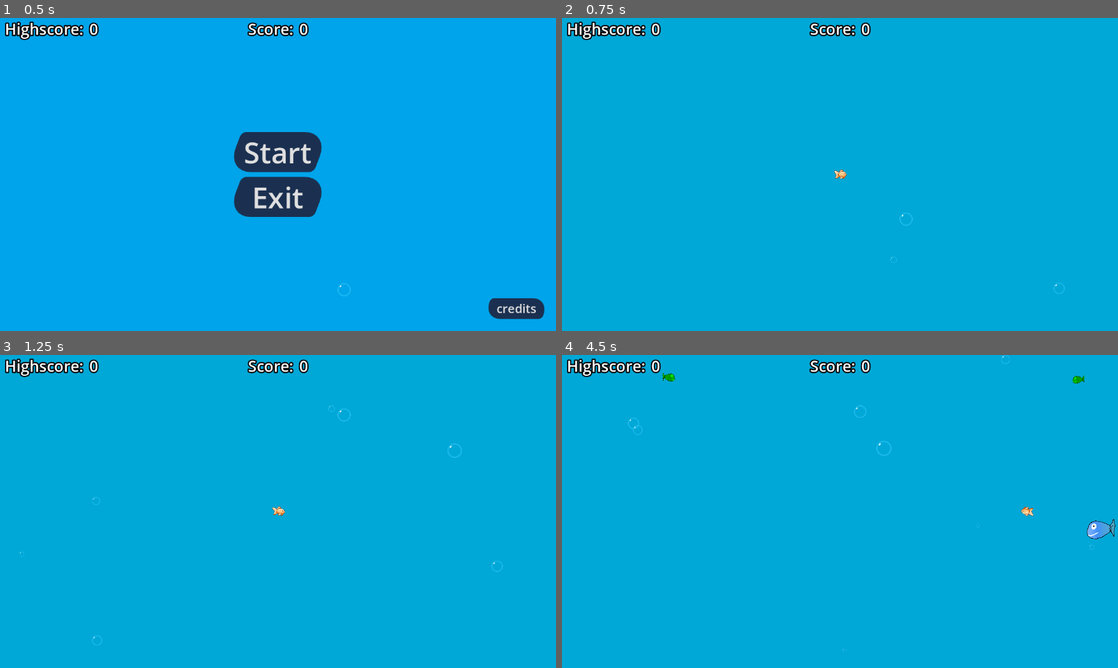
Above: before the commit, frames 1-4 (two rows, left to right).
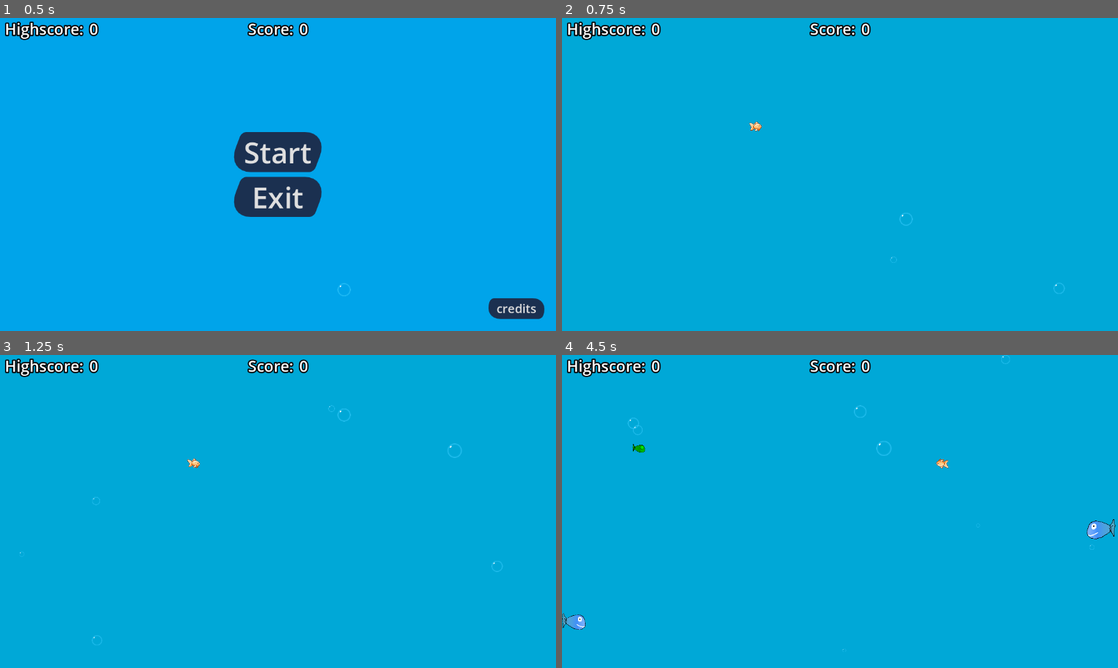
Above: after the commit, the same moments.

Repository: Game-Dev-and-Chill/Fish_Game
Game: Godot game, scene res://scenes/Main.tscn
Two runs of this game, one before a commit and one after it. Both use one fixed random seed, a clock stepped at 60 frames per second and the inputs below.
Inputs:
- Up to frame 1 (0.5 s): no input
- Up to frame 2 (0.75 s): click "Start" at 0.5 s
- Up to frame 3 (1.25 s): no input
- Up to frame 4 (4.5 s): tap Enter at 1.25 s; hold D (right) 1.28-2.03 s; hold S (down) 2.03-2.78 s; hold D (right) 2.78-3.53 s; hold W (up) 3.53-4.28 s; hold A (left) from 4.28 s (still down)

Frame 1 is identical in both runs. In frame 2, 0.1% of the frame differs, in the area x 33-52%, y 33-52%; in frame 3, 0.1%; in frame 4, 0.4%, in the area x 0-94%, y 5-88%.

Commit message:
i'm epic and i cleaned up the codebase >:3

Diff:
--- a/scenes/Main.tscn
+++ b/scenes/Main.tscn
@@ -73,6 +73,21 @@
 [sub_resource type="RectangleShape2D" id="RectangleShape2D_nmj8y"]
 size = Vector2(1695, 13)
 
+[sub_resource type="Animation" id="Animation_d5xtp"]
+length = 0.001
+tracks/0/type = "value"
+tracks/0/imported = false
+tracks/0/enabled = true
+tracks/0/path = NodePath("CenterContainer/MarginContainer/Label:modulate")
+tracks/0/interp = 1
+tracks/0/loop_wrap = true
+tracks/0/keys = {
+"times": PackedFloat32Array(0),
+"transitions": PackedFloat32Array(1),
+"update": 0,
+"values": [Color(1, 1, 1, 0.54902)]
+}
+
 [sub_resource type="Animation" id="Animation_x4jg8"]
 resource_name = "blink_text"
 length = 2.0
@@ -90,21 +105,6 @@
 "values": [Color(1, 1, 1, 0.54902), Color(1, 1, 1, 0)]
 }
 
-[sub_resource type="Animation" id="Animation_d5xtp"]
-length = 0.001
-tracks/0/type = "value"
-tracks/0/imported = false
-tracks/0/enabled = true
-tracks/0/path = NodePath("CenterContainer/MarginContainer/Label:modulate")
-tracks/0/interp = 1
-tracks/0/loop_wrap = true
-tracks/0/keys = {
-"times": PackedFloat32Array(0),
-"transitions": PackedFloat32Array(1),
-"update": 0,
-"values": [Color(1, 1, 1, 0.54902)]
-}
-
 [sub_resource type="AnimationLibrary" id="AnimationLibrary_lk2f6"]
 _data = {
 "RESET": SubResource("Animation_d5xtp"),
--- a/scripts/Body.gd
+++ b/scripts/Body.gd
@@ -3,7 +3,14 @@
 @export var JUMP_VELOCITY = -400.0
 @export var gravity = 980
 @export var Speed = 300.0
+
 @export var sprite: Sprite2D
+@export var normal_sprite: Texture2D
+
+@export var powerup_sprite: Texture2D
+@export var powerup_timer_limit: float = 3.0
+
+@export var audio_eat : AudioStreamPlayer
 
 @onready var collision_polygon_2d: CollisionPolygon2D = $Area/CollisionPolygon2D
 @onready var animation_player: AnimationPlayer = $"../AnimationPlayer"
@@ -14,11 +21,6 @@
 @onready var highscore_label: Label = main_game.get_node("Highscore/HBoxContainer/HighscoreValue")
 @onready var main_menu: PanelContainer = main_game.get_node("Main Menu")
 @onready var game_over: Control = main_game.get_node("game_over")
-@export var audio_eat : AudioStreamPlayer
-
-@export var powerup_timer_limit: float = 3.0
-@export var normal_sprite: Texture2D
-@export var powerup_sprite: Texture2D
 
 var alive = true
 var size = scale.x
@@ -28,14 +30,16 @@
 var has_powerup: bool = false
 var powerup_timer: Timer = Timer.new()
 
+
 func _ready():
 	var area = get_node("Area") as Area2D
-	area.connect("body_entered", _on_Body_area_entered)
+	area.connect("body_entered", _on_body_area_entered)
 	area.connect("area_entered", _on_area_area_entered)
 
 	powerup_timer.one_shot = true
 	add_child(powerup_timer)
 	powerup_timer.timeout.connect(_powerup_timer_timeout)
+
 
 func _physics_process(_delta):
 	var direction = Input.get_vector("left", "right", "up", "down")
@@ -56,15 +60,16 @@
 
 
 func _powerup_collected():
-	print("Got a powerup!")
-	if !has_powerup:
-		has_powerup = true
-		sprite.texture = powerup_sprite
-		old_shader = sprite.material.get("shader_parameter/color")
-		sprite.material.set("shader_parameter/color", Color.WHITE)
-		_reset_powerup_timer()
-	else:
-		_reset_powerup_timer()
+	powerup_timer.start(powerup_timer_limit)
+
+	if has_powerup:
+		return
+
+	has_powerup = true
+	sprite.texture = powerup_sprite
+	old_shader = sprite.material.get("shader_parameter/color")
+	sprite.material.set("shader_parameter/color", Color.WHITE)
+
 
 
 func _on_area_area_entered(area):
@@ -72,24 +77,28 @@
 		_powerup_collected()
 
 
-func _reset_powerup_timer():
-	print("Powerup timer restarted")
-	if (powerup_timer.time_left > 0):
-		powerup_timer.stop()
-		powerup_timer.start(powerup_timer_limit)
-	else:
-		powerup_timer.start(powerup_timer_limit)
+# ...calling timer.start() will already do this...
+#func _reset_powerup_timer():
+	#print("Powerup timer restarted")
+
+	#if (powerup_timer.time_left > 0):
+		#powerup_timer.stop()
+		#powerup_timer.start(powerup_timer_limit)
+
+	#else:
+	#powerup_timer.start(powerup_timer_limit)
 
 
 func _powerup_timer_timeout():
-	print("Powerup timer ended")
-	has_powerup = false;
+	#print("Powerup timer ended")
+	has_powerup = false
 	sprite.texture = normal_sprite
 	sprite.material.set("shader_parameter/color", old_shader)
 
 
-func _on_Body_area_entered(body):
+func _on_body_area_entered(body):
 	if (body.is_in_group("powerup")): return
+
 	if body.scale.x < size or has_powerup:
 		randomize()
 		audio_eat.pitch_scale = randf_range(0.85, 1.25)
@@ -105,31 +114,41 @@
 		scale = Vector2(size, size)
 
 		evolve_fish()
+
 		body.spawn_death_effect()
 		body.get_parent().queue_free()
+
 		get_tree().current_scene.fish_count -= 1
-		print(get_tree().current_scene.fish_count)
-	else: #die
+
+	else:
 		get_tree().paused = true
 		game_over.show()
 
 
 func evolve_fish():
-	if powerup_timer.time_left > 0:
+	if powerup_timer.time_left:
 		await powerup_timer.timeout
+
 	for new_scale in evolutions.keys():
 		if scale.x > new_scale and not evolutions[new_scale]:
 			animation_player.play(str(new_scale))
 			evolutions[new_scale] = true
 			break
 
+
 func back_to_main_menu():
 	game_over.hide()
 	main_menu.show()
+
 	player.queue_free()
-	for child in main_game.powerup_timer.get_children(): child.queue_free()
+
+	for child in main_game.powerup_timer.get_children():
+		child.queue_free()
+
 	for enemy in enemy_parent.get_children():
 		enemy.queue_free()
+
 	if main_game.has_node("Powerup"):
 		main_game.get_node("Powerup").queue_free()
+
 	get_tree().paused = false
--- a/scripts/Game.gd
+++ b/scripts/Game.gd
@@ -24,19 +24,26 @@
 var spawning = false
 var fish_count = 0
 var highscore = 0
-var framecount = 0
 
 var score: int = 0:
 	set(value):
 		score = value
 		score_label.text = str(value)
+
+		# who did this :sob:
 		highscore = 5
 		highscore_label.text = str(highscore)
 
+
+var fullscreen: bool = false
+
+
 func _ready() -> void:
 	await get_tree().create_timer(1.0).timeout
+
 	animiation_player.play("fade_in")
 	score_label.text = str(0)
+
 	if enable_ai_art:
 		var background = TextureRect.new()
 		background.set_anchors_preset(Control.PRESET_FULL_RECT)
@@ -45,64 +52,67 @@
 		get_node("Background").add_child(background)
 		get_node("Background").self_modulate.a = 0
 
+
+
+func _input(_event: InputEvent) -> void:
+	if Input.is_action_just_pressed("f11") and fullscreen:
+		DisplayServer.window_set_mode(DisplayServer.WINDOW_MODE_WINDOWED)
+		fullscreen = false
+		get_viewport().set_input_as_handled()
+		return
+
+	elif Input.is_action_just_pressed("f11") and !fullscreen:
+		DisplayServer.window_set_mode(DisplayServer.WINDOW_MODE_EXCLUSIVE_FULLSCREEN)
+		fullscreen = true
+		get_viewport().set_input_as_handled()
+		return
+
+
 func _physics_process(_delta):
 	if is_instance_valid(player):
 		body = player.get_node("Body")
 
-		if body.alive and not spawning:
-			#add enemies
+		if body.alive and !spawning:
 			_spawn_enemy_fish()
 			spawning = true
-	framecount += 1
-	print("frame ", framecount)
-	for Enemy in enemies_parent.get_children():
-		if !is_instance_valid(Enemy.get_node_or_null("Body")):
-			continue
-		if (Enemy.get_node("Body").scale.x < body.size and show_comparison_cheat == true) or body.has_powerup:
-			Enemy.get_node("Body").get_node("Sprite2D").material.set("shader_parameter/color", Color.GREEN)
-		else:
-			Enemy.get_node("Body").get_node("Sprite2D").material.set("shader_parameter/color", Color.WHITE)
 
-
-func game_start():
-	emit_signal("game_started")
-	player = player_fish.instantiate()
-	player.global_position = Vector2(ProjectSettings.get("display/window/size/viewport_width"), ProjectSettings.get("display/window/size/viewport_height")) / 2
-	add_child(player)
-	fish_count = 0
-	spawn_powerup()
 
 func _on_start_button_pressed():
 	main_menu.hide()
 	score_label.text = "0"
 	game_start()
 
+
 func _on_quit():
 	get_tree().quit()
+
 
 func _spawn_enemy_fish():
 	if fish_count < 60:
 		var spawn_enemy_fish = enemy_fish.instantiate()
 		var enemy_body = spawn_enemy_fish.get_node("Body")
 		var fish_size = randf_range(0.1, clamp(3 * body.size, 3, 20))
+
 		if enable_ai_art:
 			var img_selection = randi_range(0,ai_alt_enemy_fish.size()-1)
+
 			enemy_body.get_node("Sprite2D").texture = ai_alt_enemy_fish[img_selection]
 			enemy_body.get_node("CollisionPolygon2D").polygon = ai_alt_enemy_fish_colliders[img_selection].instantiate().polygon
 			enemy_body.get_node("CollisionPolygon2D").scale = Vector2(ai_alt_enemy_fish_scales[img_selection],ai_alt_enemy_fish_scales[img_selection])
 			enemy_body.get_node("Sprite2D").scale = Vector2(ai_alt_enemy_fish_scales[img_selection],ai_alt_enemy_fish_scales[img_selection])
+
 		enemy_body.scale = Vector2(fish_size, fish_size)
 
-		var side = randi_range(1, 2)
+		var side = randi() % 2
+		var rand_x = randf_range(1300, 1400)
+
 		enemy_body.direction = side
-		var rand_x = 0
-		if side == 2:
-			rand_x = randf_range(1300, 1400)
-		else:
+
+		if !side:
 			rand_x = randf_range(-200, -100)
+			spawn_enemy_fish.scale.x *= -1
 
 		spawn_enemy_fish.position = Vector2(rand_x, randf_range(20, 620))
-		spawn_enemy_fish.scale.x *= sign(side - 1.5)
 		enemies_parent.add_child(spawn_enemy_fish)
 
 		var new_speed = 540 / (enemy_body.scale.x + 0.8)
@@ -117,12 +127,24 @@
 
 		spawning = false
 		fish_count += 1
-		print(fish_count)
+
+
+func game_start():
+	emit_signal("game_started")
+
+	player = player_fish.instantiate()
+	add_child(player)
+
+	player.global_position = get_viewport().size / 2
+
+	fish_count = 0
+	spawn_powerup()
 
 
 func spawn_powerup():
-	#if powerup_timer.find_children("*","Timer",false, false).size() > 0:
+	#if powerup_timer.find_children("*","Timer",false, false).size():
 		#return
+
 	var timer = Timer.new()
 	powerup_timer.add_child(timer)
 
--- a/scripts/Main_Menu.gd
+++ /dev/null
@@ -1,49 +0,0 @@
-
-#MainMenu.gd
-#@tool
-#class_name MainMenu
-extends CenterContainer
-#docstring
-
-
-#region Variables
-#signals
-#enums
-#constants
-#@export variables
-#public variables
-#private variables
-#@onready variables
-#endregion
-
-
-#region Functions
-#optional built-in virtual _init method
-#optional built-in virtual _enter_tree() method
-#optional built-in virtual _ready method - Called when the node enters the scene tree for the first time.
-func _ready():
-	pass
-#region remaining built-in virtual methods
-# Called every frame. 'delta' is the elapsed time since the previous frame.
-func _process(delta):
-	pass
-#endregion
-#region public methods
-#endregion
-#region private methods
-#endregion
-#region subclasses
-#endregion
-#endregion
-
-#region Auto_Include_Functions
-#endregion
-
-
-func _on_exit_button_pressed():
-	get_tree().quit()
-
-
-func _on_start_button_pressed():
-	$"Main Menu".hide()
-	$".".game_start()
--- a/scripts/bubble_spawner.gd
+++ b/scripts/bubble_spawner.gd
@@ -3,12 +3,16 @@
 @export var bubble_scene : PackedScene
 @onready var bubble_spawn_timer: Timer = $Timer
 
+
 func _ready() -> void:
 	bubble_spawn_timer.timeout.connect(spawn_bubble)
 
+
 func spawn_bubble():
 	var bubble_instance = bubble_scene.instantiate() as Node2D
+	var random_scale = randf_range(.1, .5)
+
 	add_child(bubble_instance)
-	var random_scale = randf_range(.1, .5)
+
 	bubble_instance.scale = Vector2(random_scale, random_scale)
 	bubble_instance.global_position = Vector2(randi_range(0, 1900), randi_range(0, 1100))
--- a/scripts/enemy.gd
+++ b/scripts/enemy.gd
@@ -2,23 +2,37 @@
 
 @export var Speed = 300.0
 @export var JUMP_VELOCITY = -400.0
-@export var direction = 1
+@export var direction = 0
 @export var gravity = 980
 
 @onready var death_effect = preload("res://scenes/blood_effect.tscn")
 @onready var player = get_tree().get_first_node_in_group("player")
 @onready var parent = get_parent()
+@onready var sprite_2d: Sprite2D = $Sprite2D
+
 
 func _physics_process(_delta):
 	if parent:
-		parent.position.x += -sign(direction - 1.5) * clamp(1 * Speed / 150, 1, 100000)
+		parent.position.x += -sign(direction - 0.5) * clamp(1 * Speed / 150, 1, 100000)
 
 		if parent.position.x > 1400 or parent.position.x < -200:
 			get_tree().current_scene.fish_count -= 1
 			parent.queue_free()
 
+	if is_instance_valid(player):
+
+		var color := Color.WHITE
+
+		if (scale.x < player.size && get_tree().current_scene.show_comparison_cheat) || player.has_powerup:
+			color = Color.GREEN
+
+		sprite_2d.material.set("shader_parameter/color", color)
+
+
 func spawn_death_effect():
 	var _death_effect = death_effect.instantiate()
-	get_parent().get_parent().add_child(_death_effect)
+
+	get_parent().add_sibling(_death_effect)
+
 	_death_effect.emitting = true
 	_death_effect.global_position = get_parent().global_position
--- a/scripts/global_keybinds.gd
+++ b/scripts/global_keybinds.gd
@@ -1,14 +1 @@
 extends Node
-
-var fullscreen: bool = false
-
-
-func _unhandled_input(_event: InputEvent) -> void:
-	# handle fullscreen anywhere
-	if Input.is_action_just_pressed("f11") and fullscreen:
-		DisplayServer.window_set_mode(DisplayServer.WINDOW_MODE_WINDOWED)
-		fullscreen = false
-
-	elif Input.is_action_just_pressed("f11") and !fullscreen:
-		DisplayServer.window_set_mode(DisplayServer.WINDOW_MODE_FULLSCREEN)
-		fullscreen = true
Not shown: 1 places in scenes/Player_Fish.tscn that only renumber resources
